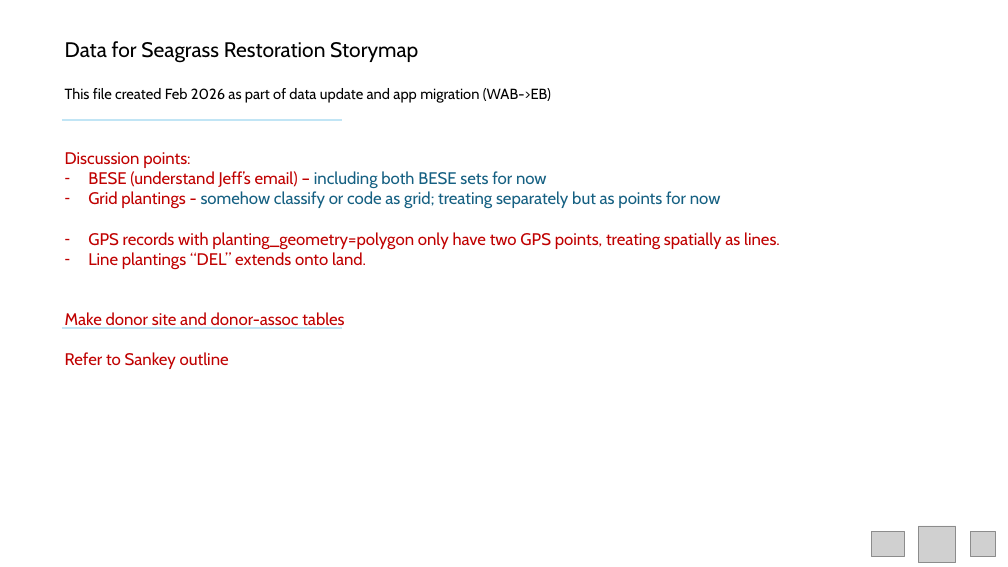
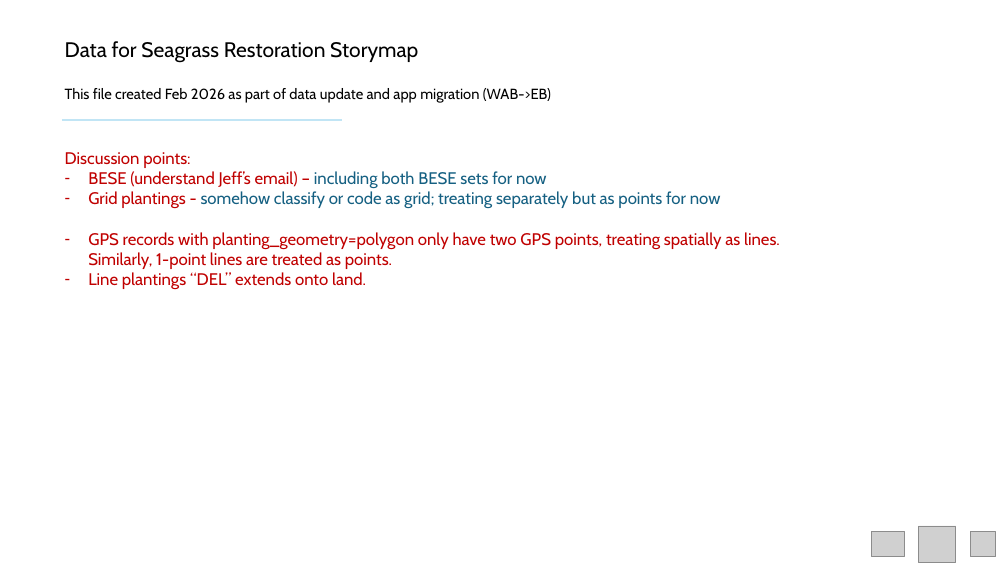
Before and after one commit to WA-Nearshore/seagrass-restoration-processing, a slide deck: slide 1 of docs/seagrass_restoration_storymap_notes.pptx. Drawn at 1008x567 pixels with LibreOffice and Linux fonts; fonts in the diff are those of the drawing; grey boxes stand for pictures. Boxes give left, top, right and bottom in pixels: in the first picture for what was removed or moved away, otherwise in the second. Text is boxed around its words. In the diff, an @@ line names an element or a change of style, - is before the commit and + after.

Commit message:
Working in create donor tbls.

```diff
--- a/docs/seagrass_restoration_storymap_notes.pptx
+++ b/docs/seagrass_restoration_storymap_notes.pptx
@@ text at [88,232,780,269]: text changed @@
-– GPS records with planting_geometry=polygon only have two GPS points, treating spatially as lines.
+– GPS records with planting_geometry=polygon only have two GPS points, treating spatially as lines. Similarly, 1-point lines are treated as points.
@@ line removed from (62, 328) to (343, 328) @@
@@ text at [65,312,344,369]: paragraphs removed @@
-Make donor site and donor-assoc tables
-Refer to Sankey outline
```
Also in this commit, not shown: 1 other slide changed, 4 slides added, 6 slides removed, 1 other file.
